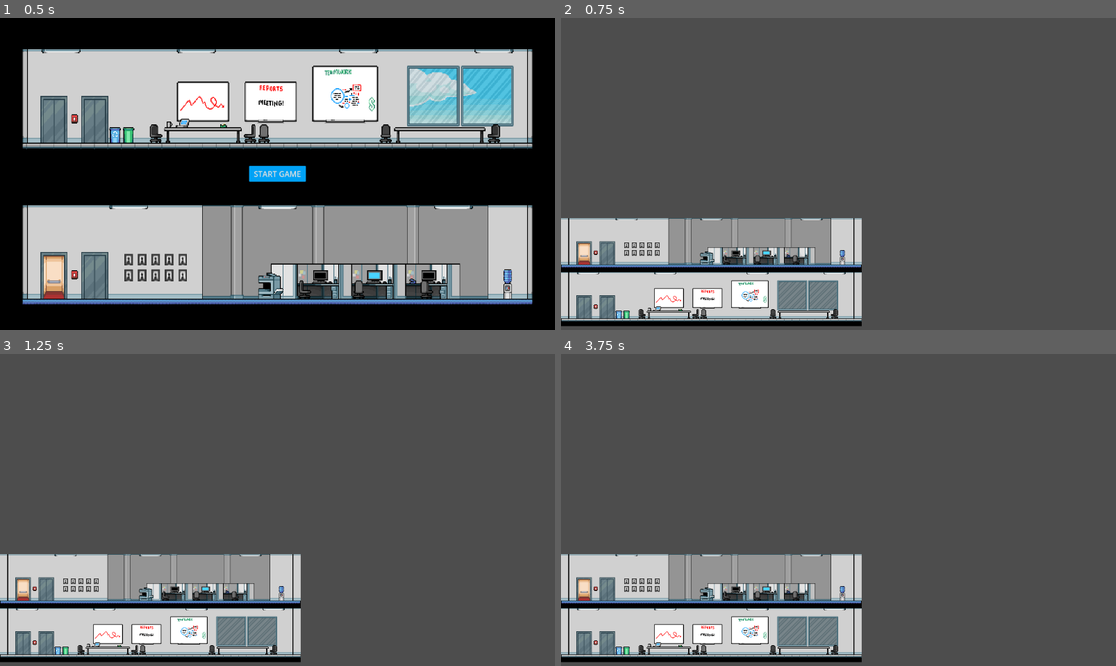
Above: before the commit, frames 1-4 (two rows, left to right).
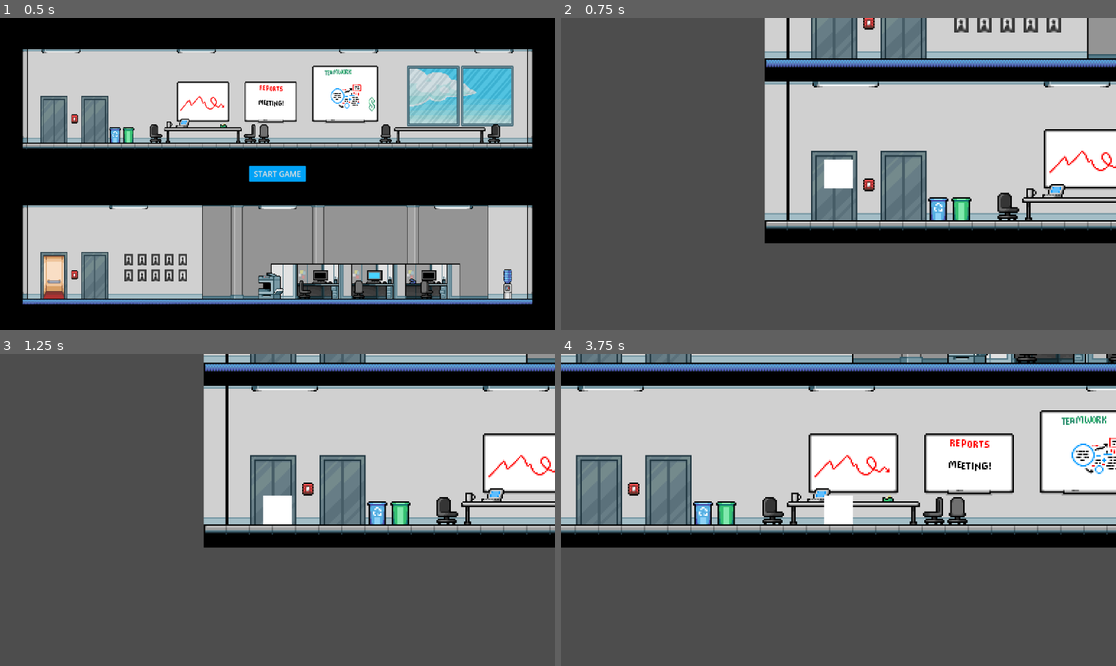
Above: after the commit, the same moments.

Repository: tspr0tege/office-elevator-game
Game: Godot game, scene res://scenes/start-menu.tscn
Same seed, same stepped clock (60 frames per second), same inputs: the game is played once before the commit and once after it. The project has no main scene, so this scene is started directly.
Inputs:
- Up to frame 1 (0.5 s): no input
- Up to frame 2 (0.75 s): click "START GAME" at 0.5 s
- Up to frame 3 (1.25 s): no input
- Up to frame 4 (3.75 s): tap Enter at 1.25 s; hold Shift (Run, bound only after the commit) 1.28-2.03 s; hold Right (ui_right) 1.28-2.78 s; tap Shift (Run, bound only after the commit) at 2.1, 3.6 s; hold Left (ui_left) 2.78-3.53 s; hold Shift (Run, bound only after the commit) 2.78-3.53 s; hold Right (ui_right) from 3.53 s (still down)

Frame 1 is identical in both runs. In frame 2, 62% of the frame differs, in the area x 0-100%, y 0-99%; in frame 3, 57%; in frame 4, 79%.

Commit message:
Basic player character added.

Diff:
--- /dev/null
+++ b/entities/elevator/elevator.tscn
@@ -0,0 +1,62 @@
+[gd_scene load_steps=9 format=3 uid="uid://bc25p400xk425"]
+
+[ext_resource type="Texture2D" uid="uid://bgp52ptsgys3b" path="res://entities/elevator/tileset_elevator.png" id="1_3c2c0"]
+
+[sub_resource type="AtlasTexture" id="AtlasTexture_sjnxt"]
+atlas = ExtResource("1_3c2c0")
+region = Rect2(0, 0, 32, 48)
+
+[sub_resource type="AtlasTexture" id="AtlasTexture_3e0pf"]
+atlas = ExtResource("1_3c2c0")
+region = Rect2(32, 0, 32, 48)
+
+[sub_resource type="AtlasTexture" id="AtlasTexture_e1il7"]
+atlas = ExtResource("1_3c2c0")
+region = Rect2(64, 0, 32, 48)
+
+[sub_resource type="AtlasTexture" id="AtlasTexture_1l8wq"]
+atlas = ExtResource("1_3c2c0")
+region = Rect2(96, 0, 32, 48)
+
+[sub_resource type="AtlasTexture" id="AtlasTexture_w4pu7"]
+atlas = ExtResource("1_3c2c0")
+region = Rect2(128, 0, 32, 48)
+
+[sub_resource type="SpriteFrames" id="SpriteFrames_2phy8"]
+animations = [{
+"frames": [{
+"duration": 1.0,
+"texture": SubResource("AtlasTexture_sjnxt")
+}, {
+"duration": 1.0,
+"texture": SubResource("AtlasTexture_3e0pf")
+}, {
+"duration": 1.0,
+"texture": SubResource("AtlasTexture_e1il7")
+}, {
+"duration": 1.0,
+"texture": SubResource("AtlasTexture_1l8wq")
+}, {
+"duration": 1.0,
+"texture": SubResource("AtlasTexture_w4pu7")
+}],
+"loop": true,
+"name": &"default",
+"speed": 5.0
+}]
+
+[sub_resource type="RectangleShape2D" id="RectangleShape2D_3c2c0"]
+size = Vector2(30, 47)
+
+[node name="Elevator" type="Node2D"]
+
+[node name="AnimatedSprite2D" type="AnimatedSprite2D" parent="."]
+position = Vector2(8, -16)
+sprite_frames = SubResource("SpriteFrames_2phy8")
+
+[node name="Area2D" type="Area2D" parent="."]
+
+[node name="CollisionShape2D" type="CollisionShape2D" parent="Area2D"]
+visible = false
+position = Vector2(8, -15.5)
+shape = SubResource("RectangleShape2D_3c2c0")
--- /dev/null
+++ b/entities/player/entities_player.gd
@@ -0,0 +1,21 @@
+extends CharacterBody2D
+
+const WALK_SPEED := 150.0
+const RUN_SPEED := 300.0
+var GRAVITY = ProjectSettings.get_setting("physics/2d/default_gravity")
+
+func _ready() -> void:
+	pass
+
+func _physics_process(delta: float) -> void:
+	if not is_on_floor():
+		velocity.y += GRAVITY * delta
+
+	var direction = Input.get_axis("ui_left", "ui_right")
+	var SPEED = RUN_SPEED if Input.is_action_pressed("Run") else WALK_SPEED
+	if direction:
+		velocity.x = direction * SPEED
+	else:
+		velocity.x = move_toward(velocity.x, 0, SPEED)
+
+	move_and_slide()
--- /dev/null
+++ b/entities/player/player.tscn
@@ -0,0 +1,14 @@
+[gd_scene load_steps=3 format=3 uid="uid://06shfvuvp2po"]
+
+[ext_resource type="Script" uid="uid://bfsrswn2h46gr" path="res://entities/player/entities_player.gd" id="1_symyc"]
+
+[sub_resource type="RectangleShape2D" id="RectangleShape2D_nva4x"]
+
+[node name="Player" type="CharacterBody2D"]
+script = ExtResource("1_symyc")
+
+[node name="CollisionShape2D" type="CollisionShape2D" parent="."]
+shape = SubResource("RectangleShape2D_nva4x")
+
+[node name="Polygon2D" type="Polygon2D" parent="."]
+polygon = PackedVector2Array(-10, -10, 10, -10, 10, 10, -10, 10)
--- a/project.godot
+++ b/project.godot
@@ -18,6 +18,46 @@
 
 SceneManager="*res://autoload/AL_SceneManager.gd"
 
+[input]
+
+ui_left={
+"deadzone": 0.5,
+"events": [Object(InputEventKey,"resource_local_to_scene":false,"resource_name":"","device":0,"window_id":0,"alt_pressed":false,"shift_pressed":false,"ctrl_pressed":false,"meta_pressed":false,"pressed":false,"keycode":4194319,"physical_keycode":0,"key_label":0,"unicode":0,"location":0,"echo":false,"script":null)
+, Object(InputEventJoypadButton,"resource_local_to_scene":false,"resource_name":"","device":0,"button_index":13,"pressure":0.0,"pressed":false,"script":null)
+, Object(InputEventJoypadMotion,"resource_local_to_scene":false,"resource_name":"","device":0,"axis":0,"axis_value":-1.0,"script":null)
+, Object(InputEventKey,"resource_local_to_scene":false,"resource_name":"","device":-1,"window_id":0,"alt_pressed":false,"shift_pressed":false,"ctrl_pressed":false,"meta_pressed":false,"pressed":false,"keycode":0,"physical_keycode":65,"key_label":0,"unicode":97,"location":0,"echo":false,"script":null)
+]
+}
+ui_right={
+"deadzone": 0.5,
+"events": [Object(InputEventKey,"resource_local_to_scene":false,"resource_name":"","device":0,"window_id":0,"alt_pressed":false,"shift_pressed":false,"ctrl_pressed":false,"meta_pressed":false,"pressed":false,"keycode":4194321,"physical_keycode":0,"key_label":0,"unicode":0,"location":0,"echo":false,"script":null)
+, Object(InputEventJoypadButton,"resource_local_to_scene":false,"resource_name":"","device":0,"button_index":14,"pressure":0.0,"pressed":false,"script":null)
+, Object(InputEventJoypadMotion,"resource_local_to_scene":false,"resource_name":"","device":0,"axis":0,"axis_value":1.0,"script":null)
+, Object(InputEventKey,"resource_local_to_scene":false,"resource_name":"","device":-1,"window_id":0,"alt_pressed":false,"shift_pressed":false,"ctrl_pressed":false,"meta_pressed":false,"pressed":false,"keycode":0,"physical_keycode":68,"key_label":0,"unicode":100,"location":0,"echo":false,"script":null)
+]
+}
+ui_up={
+"deadzone": 0.5,
+"events": [Object(InputEventKey,"resource_local_to_scene":false,"resource_name":"","device":0,"window_id":0,"alt_pressed":false,"shift_pressed":false,"ctrl_pressed":false,"meta_pressed":false,"pressed":false,"keycode":4194320,"physical_keycode":0,"key_label":0,"unicode":0,"location":0,"echo":false,"script":null)
+, Object(InputEventJoypadButton,"resource_local_to_scene":false,"resource_name":"","device":0,"button_index":11,"pressure":0.0,"pressed":false,"script":null)
+, Object(InputEventJoypadMotion,"resource_local_to_scene":false,"resource_name":"","device":0,"axis":1,"axis_value":-1.0,"script":null)
+, Object(InputEventKey,"resource_local_to_scene":false,"resource_name":"","device":-1,"window_id":0,"alt_pressed":false,"shift_pressed":false,"ctrl_pressed":false,"meta_pressed":false,"pressed":false,"keycode":0,"physical_keycode":87,"key_label":0,"unicode":119,"location":0,"echo":false,"script":null)
+]
+}
+ui_down={
+"deadzone": 0.5,
+"events": [Object(InputEventKey,"resource_local_to_scene":false,"resource_name":"","device":0,"window_id":0,"alt_pressed":false,"shift_pressed":false,"ctrl_pressed":false,"meta_pressed":false,"pressed":false,"keycode":4194322,"physical_keycode":0,"key_label":0,"unicode":0,"location":0,"echo":false,"script":null)
+, Object(InputEventJoypadButton,"resource_local_to_scene":false,"resource_name":"","device":0,"button_index":12,"pressure":0.0,"pressed":false,"script":null)
+, Object(InputEventJoypadMotion,"resource_local_to_scene":false,"resource_name":"","device":0,"axis":1,"axis_value":1.0,"script":null)
+, Object(InputEventKey,"resource_local_to_scene":false,"resource_name":"","device":-1,"window_id":0,"alt_pressed":false,"shift_pressed":false,"ctrl_pressed":false,"meta_pressed":false,"pressed":false,"keycode":0,"physical_keycode":83,"key_label":0,"unicode":115,"location":0,"echo":false,"script":null)
+]
+}
+Run={
+"deadzone": 0.2,
+"events": [Object(InputEventKey,"resource_local_to_scene":false,"resource_name":"","device":-1,"window_id":0,"alt_pressed":false,"shift_pressed":false,"ctrl_pressed":false,"meta_pressed":false,"pressed":false,"keycode":0,"physical_keycode":4194325,"key_label":0,"unicode":0,"location":0,"echo":false,"script":null)
+]
+}
+
 [rendering]
 
 textures/canvas_textures/default_texture_filter=0
--- a/scenes/office_1.tscn
+++ b/scenes/office_1.tscn
@@ -1,50 +1,7 @@
-[gd_scene load_steps=9 format=4 uid="uid://bbadxh3w77maf"]
+[gd_scene load_steps=3 format=4 uid="uid://bbadxh3w77maf"]
 
 [ext_resource type="TileSet" uid="uid://wo1bngoyfdvo" path="res://scenes/office_tiles.tres" id="1_nva4x"]
-[ext_resource type="Texture2D" uid="uid://bgp52ptsgys3b" path="res://entities/elevator/tileset_elevator.png" id="2_51g46"]
-
-[sub_resource type="AtlasTexture" id="AtlasTexture_sjnxt"]
-atlas = ExtResource("2_51g46")
-region = Rect2(0, 0, 32, 48)
-
-[sub_resource type="AtlasTexture" id="AtlasTexture_3e0pf"]
-atlas = ExtResource("2_51g46")
-region = Rect2(32, 0, 32, 48)
-
-[sub_resource type="AtlasTexture" id="AtlasTexture_e1il7"]
-atlas = ExtResource("2_51g46")
-region = Rect2(64, 0, 32, 48)
-
-[sub_resource type="AtlasTexture" id="AtlasTexture_1l8wq"]
-atlas = ExtResource("2_51g46")
-region = Rect2(96, 0, 32, 48)
-
-[sub_resource type="AtlasTexture" id="AtlasTexture_w4pu7"]
-atlas = ExtResource("2_51g46")
-region = Rect2(128, 0, 32, 48)
-
-[sub_resource type="SpriteFrames" id="SpriteFrames_2phy8"]
-animations = [{
-"frames": [{
-"duration": 1.0,
-"texture": SubResource("AtlasTexture_sjnxt")
-}, {
-"duration": 1.0,
-"texture": SubResource("AtlasTexture_3e0pf")
-}, {
-"duration": 1.0,
-"texture": SubResource("AtlasTexture_e1il7")
-}, {
-"duration": 1.0,
-"texture": SubResource("AtlasTexture_1l8wq")
-}, {
-"duration": 1.0,
-"texture": SubResource("AtlasTexture_w4pu7")
-}],
-"loop": true,
-"name": &"default",
-"speed": 5.0
-}]
+[ext_resource type="PackedScene" uid="uid://06shfvuvp2po" path="res://entities/player/player.tscn" id="2_nva4x"]
 
 [node name="Office1" type="Node2D"]
 
@@ -63,35 +20,15 @@
 tile_set = ExtResource("1_nva4x")
 
 [node name="Objects" type="TileMapLayer" parent="Background"]
-tile_map_data = PackedByteArray("AAAEACUAAQAMAAAAAAACACEAAAA …(1024 unchanged characters)… NAAEAAAATAB8AAQANAAIAAAAdAB4AAQAAAAYAAAA=")
+tile_map_data = PackedByteArray("AAAEACUAAQAMAAAAAAACACEAAAA …(1024 unchanged characters)… NAAEAAAATAB8AAQANAAIAAAAdAB4AAQAAAAYAAAAFACYAAgAAAAAAAQACACYAAgAAAAAAAQACAB8AAgAAAAAAAQAFAB8AAgAAAAAAAQA=")
 tile_set = ExtResource("1_nva4x")
 
 [node name="Layer3" type="TileMapLayer" parent="Background"]
 tile_map_data = PackedByteArray("AAAOACQAAQAKAAQAAAAPACQAAQAIAAQAAAAMACQAAQAFAAQAAAANACQAAQAGAAQAAAASACMAAQAJAAMAAAATAC …(192 unchanged characters)…
 tile_set = ExtResource("1_nva4x")
 
-[node name="Elevator" type="Node2D" parent="Background"]
-position = Vector2(48, 600)
+[node name="Player" parent="." instance=ExtResource("2_nva4x")]
+position = Vector2(51, 577)
 
-[node name="AnimatedSprite2D" type="AnimatedSprite2D" parent="Background/Elevator"]
-sprite_frames = SubResource("SpriteFrames_2phy8")
-
-[node name="Elevator3" type="Node2D" parent="Background"]
-position = Vector2(48, 488)
-
-[node name="AnimatedSprite2D" type="AnimatedSprite2D" parent="Background/Elevator3"]
-sprite_frames = SubResource("SpriteFrames_2phy8")
-frame = 4
-frame_progress = 0.502886
-
-[node name="Elevator2" type="Node2D" parent="Background"]
-position = Vector2(96, 488)
-
-[node name="AnimatedSprite2D" type="AnimatedSprite2D" parent="Background/Elevator2"]
-sprite_frames = SubResource("SpriteFrames_2phy8")
-
-[node name="Elevator4" type="Node2D" parent="Background"]
-position = Vector2(96, 600)
-
-[node name="AnimatedSprite2D" type="AnimatedSprite2D" parent="Background/Elevator4"]
-sprite_frames = SubResource("SpriteFrames_2phy8")
+[node name="Camera2D" type="Camera2D" parent="Player"]
+zoom = Vector2(3, 3)
--- a/scenes/office_tiles.tres
+++ b/scenes/office_tiles.tres
@@ -1,14 +1,17 @@
-[gd_resource type="TileSet" load_steps=5 format=3 uid="uid://wo1bngoyfdvo"]
+[gd_resource type="TileSet" load_steps=7 format=3 uid="uid://wo1bngoyfdvo"]
 
 [ext_resource type="Texture2D" uid="uid://cwqr4ys5rs1vt" path="res://Rixitic - 2D Sidescroller Office Tileset/tileset_architecture.png" id="1_anm7e"]
 [ext_resource type="Texture2D" uid="uid://d2g6prhars3re" path="res://Rixitic - 2D Sidescroller Office Tileset/tileset_objects.png" id="2_lwoqt"]
+[ext_resource type="PackedScene" uid="uid://bc25p400xk425" path="res://entities/elevator/elevator.tscn" id="3_lwoqt"]
 
 [sub_resource type="TileSetAtlasSource" id="TileSetAtlasSource_ffrks"]
 resource_name = "Architecture"
 texture = ExtResource("1_anm7e")
 0:0/0 = 0
+0:0/0/physics_layer_0/polygon_0/points = PackedVector2Array(-8, -8, -4, -8, -4, 8, -8, 8)
 1:0/0 = 0
 2:0/0 = 0
+2:0/0/physics_layer_0/polygon_0/points = PackedVector2Array(4, -8, 8, -8, 8, 8, 4, 8)
 3:0/0 = 0
 4:0/0 = 0
 5:0/0 = 0
@@ -16,8 +19,10 @@
 7:0/0 = 0
 8:0/0 = 0
 0:1/0 = 0
+0:1/0/physics_layer_0/polygon_0/points = PackedVector2Array(-8, -8, -4, -8, -4, 8, -8, 8)
 1:1/0 = 0
 2:1/0 = 0
+2:1/0/physics_layer_0/polygon_0/points = PackedVector2Array(4, -8, 8, -8, 8, 8, 4, 8)
 3:1/0 = 0
 4:1/0 = 0
 5:1/0 = 0
@@ -25,8 +30,10 @@
 7:1/0 = 0
 8:1/0 = 0
 0:2/0 = 0
+0:2/0/physics_layer_0/polygon_0/points = PackedVector2Array(-8, -8, -4, -8, -4, 8, -8, 8)
 1:2/0 = 0
 2:2/0 = 0
+2:2/0/physics_layer_0/polygon_0/points = PackedVector2Array(4, -8, 8, -8, 8, 8, 4, 8)
 3:2/0 = 0
 4:2/0 = 0
 5:2/0 = 0
@@ -34,21 +41,35 @@
 7:2/0 = 0
 8:2/0 = 0
 0:3/0 = 0
+0:3/0/physics_layer_0/polygon_0/points = PackedVector2Array(-8, -8, 8, -8, 8, 0, -8, 0)
 1:3/0 = 0
+1:3/0/physics_layer_0/polygon_0/points = PackedVector2Array(-8, -8, 8, -8, 8, 0, -8, 0)
 2:3/0 = 0
+2:3/0/physics_layer_0/polygon_0/points = PackedVector2Array(-8, -8, 8, -8, 8, 0, -8, 0)
 3:3/0 = 0
+3:3/0/physics_layer_0/polygon_0/points = PackedVector2Array(-8, -8, -4, -8, -4, 0, -8, 0)
 4:3/0 = 0
+4:3/0/physics_layer_0/polygon_0/points = PackedVector2Array(4, -8, 8, -8, 8, 0, 4, 0)
 5:3/0 = 0
+5:3/0/physics_layer_0/polygon_0/points = PackedVector2Array(-8, -8, 8, -8, 8, 8, -8, 8)
 6:3/0 = 0
+6:3/0/physics_layer_0/polygon_0/points = PackedVector2Array(-8, -8, 8, -8, 8, 8, -8, 8)
 7:3/0 = 0
 8:3/0 = 0
 0:4/0 = 0
+0:4/0/physics_layer_0/polygon_0/points = PackedVector2Array(-8, -8, 8, -8, 8, 0, -8, 0)
 1:4/0 = 0
+1:4/0/physics_layer_0/polygon_0/points = PackedVector2Array(-8, -8, 8, -8, 8, 0, -8, 0)
 2:4/0 = 0
+2:4/0/physics_layer_0/polygon_0/points = PackedVector2Array(-8, -8, 8, -8, 8, 0, -8, 0)
 3:4/0 = 0
+3:4/0/physics_layer_0/polygon_0/points = PackedVector2Array(-8, -8, -4, -8, -4, 0, -8, 0)
 4:4/0 = 0
+4:4/0/physics_layer_0/polygon_0/points = PackedVector2Array(4, -8, 8, -8, 8, 0, 4, 0)
 5:4/0 = 0
+5:4/0/physics_layer_0/polygon_0/points = PackedVector2Array(-8, -8, 8, -8, 8, 8, -8, 8)
 6:4/0 = 0
+6:4/0/physics_layer_0/polygon_0/points = PackedVector2Array(-8, -8, 8, -8, 8, 8, -8, 8)
 7:4/0 = 0
 8:4/0 = 0
 0:5/0 = 0
@@ -163,6 +184,11 @@
 12:6/0 = 0
 13:6/0 = 0
 
+[sub_resource type="TileSetScenesCollectionSource" id="TileSetScenesCollectionSource_ffrks"]
+scenes/1/scene = ExtResource("3_lwoqt")
+
 [resource]
+physics_layer_0/collision_layer = 1
 sources/0 = SubResource("TileSetAtlasSource_ffrks")
 sources/1 = SubResource("TileSetAtlasSource_syi5d")
+sources/2 = SubResource("TileSetScenesCollectionSource_ffrks")
Not shown, added: entities/player/entities_player.gd.uid
